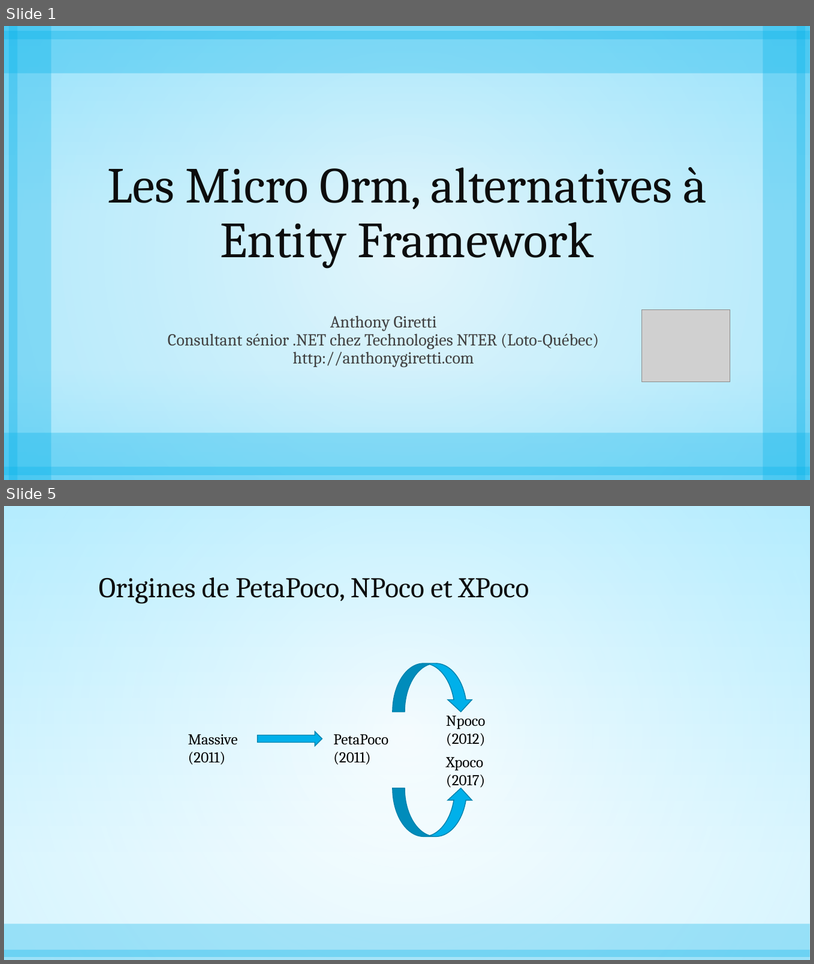
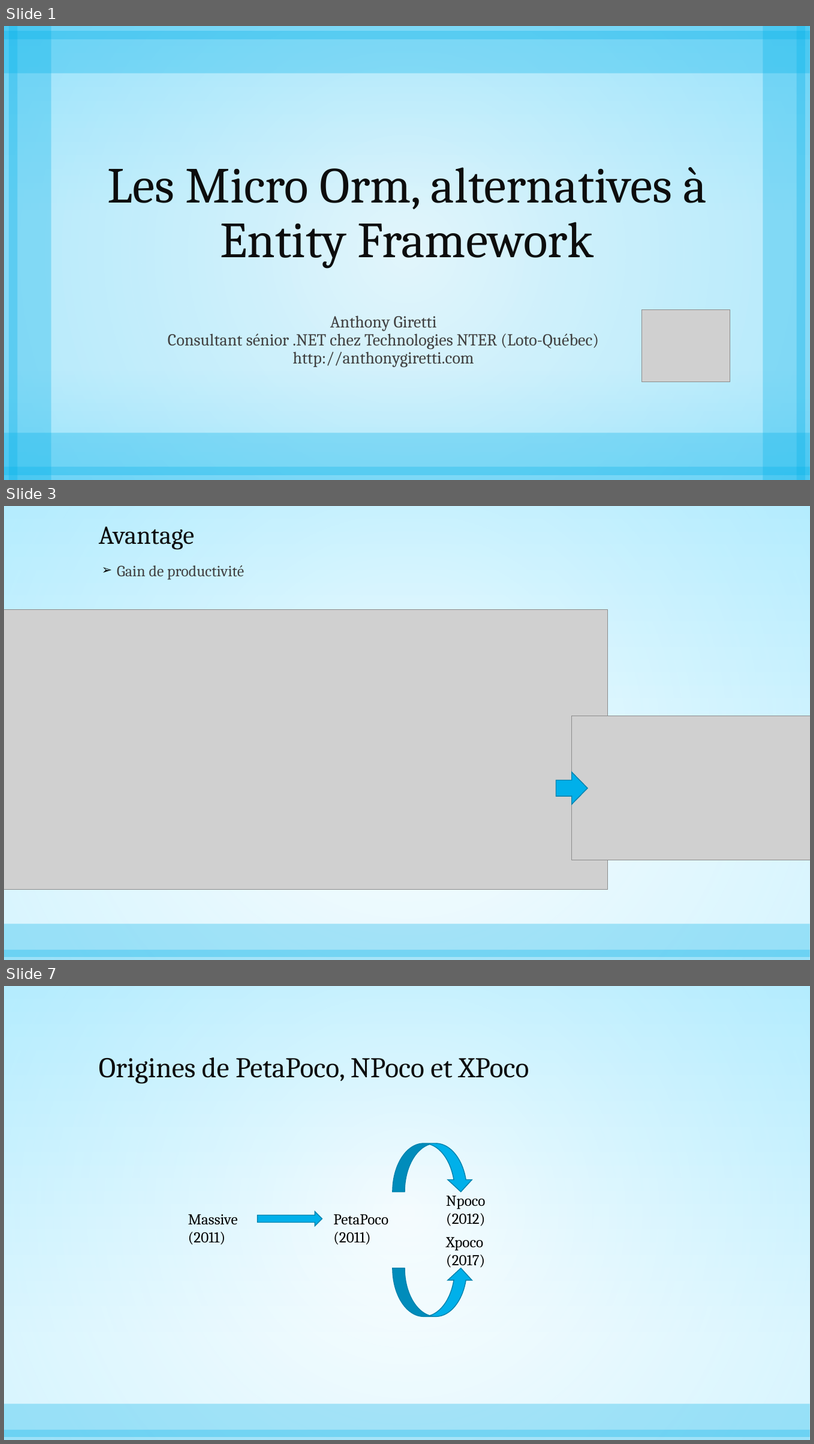
Before and after one commit to AnthonyGiretti/MicroOrmDemo.net, a slide deck: Items/Les Micro Orm, alternatives à Entity Framework.pptx. Shown one above the other, each under a label of ours: slides 1 and 5 before the commit, slides 1, 3 and 7 after it; the slides between them are not shown. The pictures are 814x964 and 814x1444 pixels, drawn with LibreOffice and Linux fonts; fonts in the diff are those of the drawing; grey boxes stand for pictures. Boxes give left, top, right and bottom in pixels: in the first picture for what was removed or moved away, otherwise in the second. Text is boxed around its words. In the diff, an @@ line names an element or a change of style, - is before the commit and + after.

```diff
--- a/Items/Les Micro Orm, alternatives à Entity Framework.pptx
+++ b/Items/Les Micro Orm, alternatives à Entity Framework.pptx
@@ slide 3 added at [4, 506, 810, 960], background gradient #C8F1FF to #FFFFFF; not listed: 3 template elements that a slide beside it also shows @@
@@ title added at [99, 526, 194, 550], 30.6 pt, text #0D0D0D @@
+Avantage
@@ text added at [117, 565, 244, 580], 18.5 pt, text #404040 @@
+➢ Gain de productivité
@@ picture added at [4, 609, 608, 889] @@
@@ picture added at [572, 716, 810, 860] @@
@@ right arrow added at [557, 772, 588, 804], fill #00B0EA, outline #0082AD 1 pt @@
@@ what was slide 5 is now slide 7 @@
```
Also in this commit, not shown: 4 slides changed, 2 other slides added.
